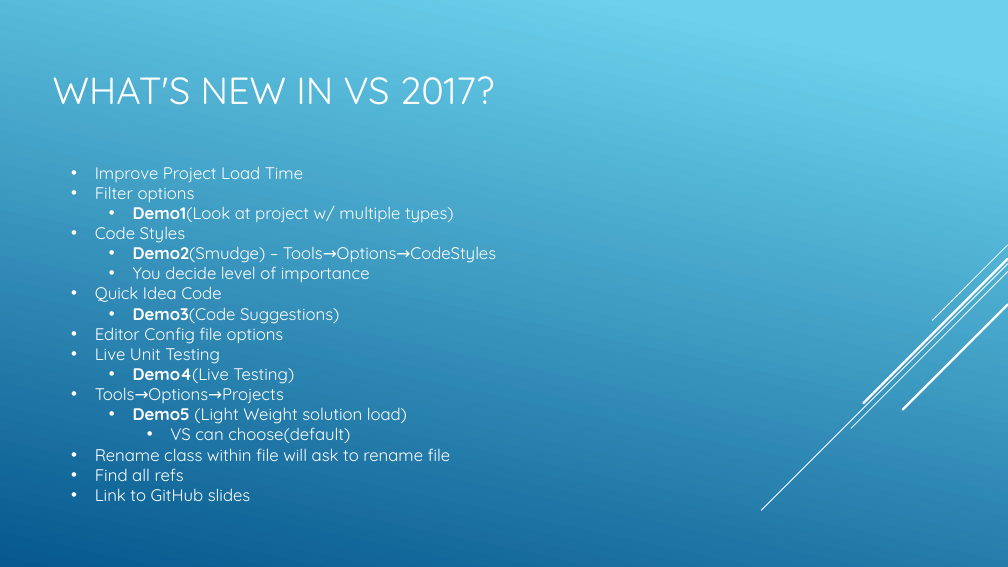
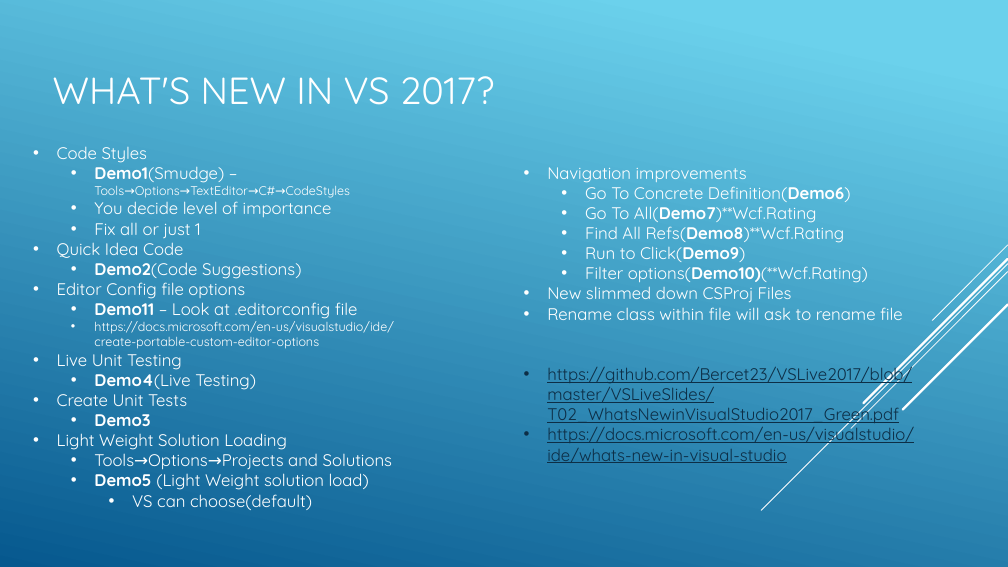
Before and after one commit to Bercet23/VSLive2017, a slide deck: slide 2 of VS LIVE 2017 Chicago.pptx. Drawn at 1008x567 pixels with LibreOffice and Linux fonts; fonts in the diff are those of the drawing. Boxes give left, top, right and bottom in pixels: in the first picture for what was removed or moved away, otherwise in the second. Text is boxed around its words. In the diff, an @@ line names an element or a change of style, - is before the commit and + after.

```diff
--- a/VS LIVE 2017 Chicago.pptx
+++ b/VS LIVE 2017 Chicago.pptx
@@ text "Code Styles": place and size @@
-text "Code Styles" at <box>95,166,496,501</box>
+text "Code Styles" at <box>57,146,393,510</box>
@@ text at <box>94,162,224,183</box>: text changed; size 16 to 12 pt @@
-  • Demo2(Smudge) – Tools→Options→CodeStyles
+  • Demo1(Smudge) – Tools→Options→TextEditor→C#→CodeStyles
@@ text at <box>95,166,454,223</box>: paragraphs removed @@
-• Improve Project Load Time
-• Filter options
-  • Demo1(Look at project w/ multiple types)
@@ text added at <box>547,167,914,463</box>, 16 pt, text #FFFFFF @@
+• Navigation improvements
+  • Go To Concrete Definition(Demo6)
+  • Go To All(Demo7)**Wcf.Rating
+  • Find All Refs(Demo8)**Wcf.Rating
+  • Run to Click(Demo9)
+  • Filter options(Demo10)(**Wcf.Rating)
+• New slimmed down CSProj Files
+• Rename class within file will ask to rename file
+• https://github.com/Bercet23/VSLive2017/blob/master/VSLiveSlides/T02_WhatsNewinVisualStudio2017_Green.pdf
+• https://docs.microsoft.com/en-us/visualstudio/ide/whats-new-in-visual-studio
@@ text at <box>94,223,201,238</box>: paragraph added @@
+  • Fix all or just 1
@@ text at <box>94,262,301,279</box>: text changed @@
-  • Demo3(Code Suggestions)
+  • Demo2(Code Suggestions)
@@ text at <box>94,298,393,349</box>: paragraphs added @@
+  • Demo11 – Look at .editorconfig file
+  • https://docs.microsoft.com/en-us/visualstudio/ide/create-portable-custom-editor-options
@@ text at <box>57,394,392,470</box>: text changed @@
-• Tools→Options→Projects
+• Create Unit Tests
+  • Demo3
+• Light Weight Solution Loading
+  • Tools→Options→Projects and Solutions
@@ text at <box>95,448,451,501</box>: paragraphs removed @@
-• Rename class within file will ask to rename file
-• Find all refs
-• Link to GitHub slides
```
